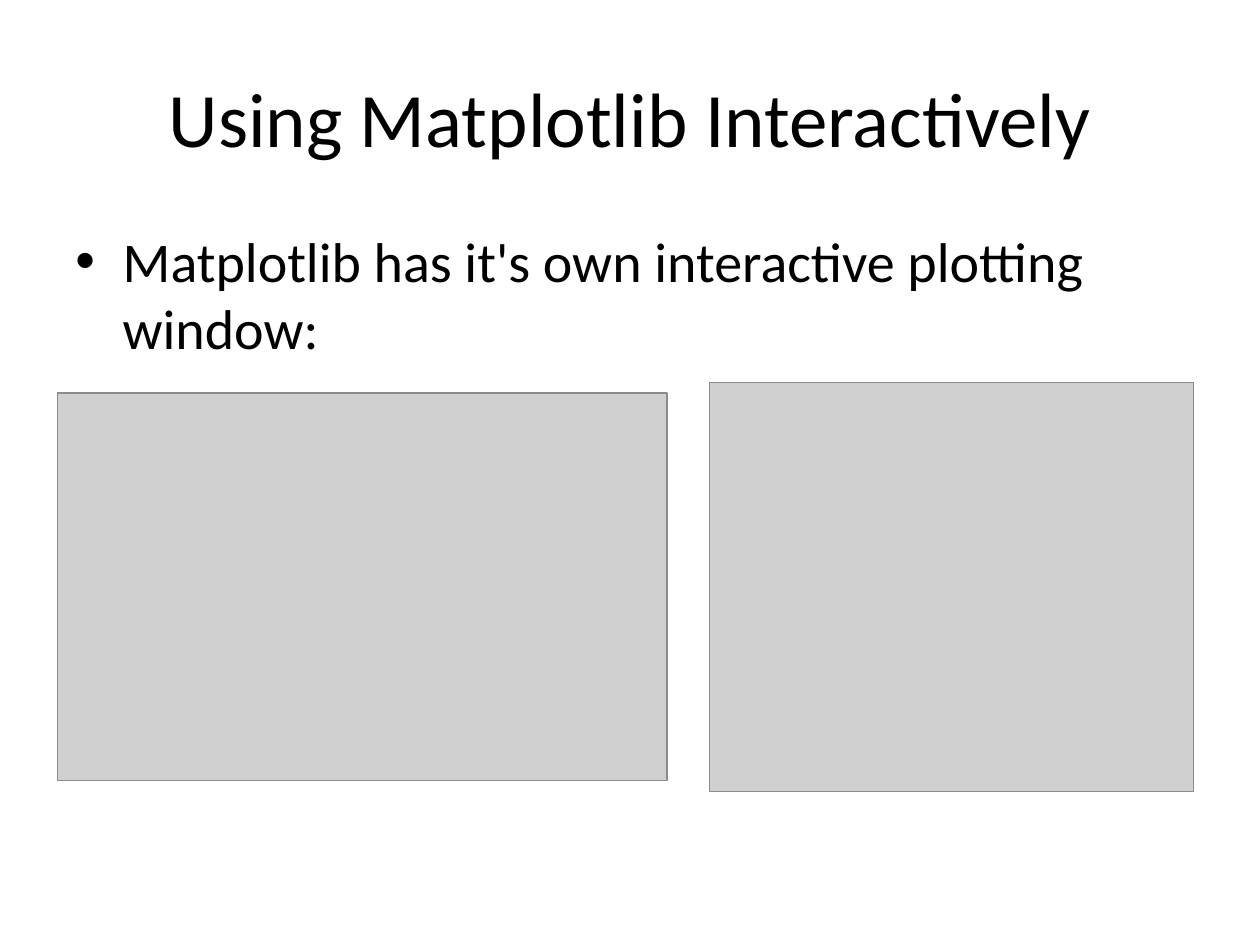
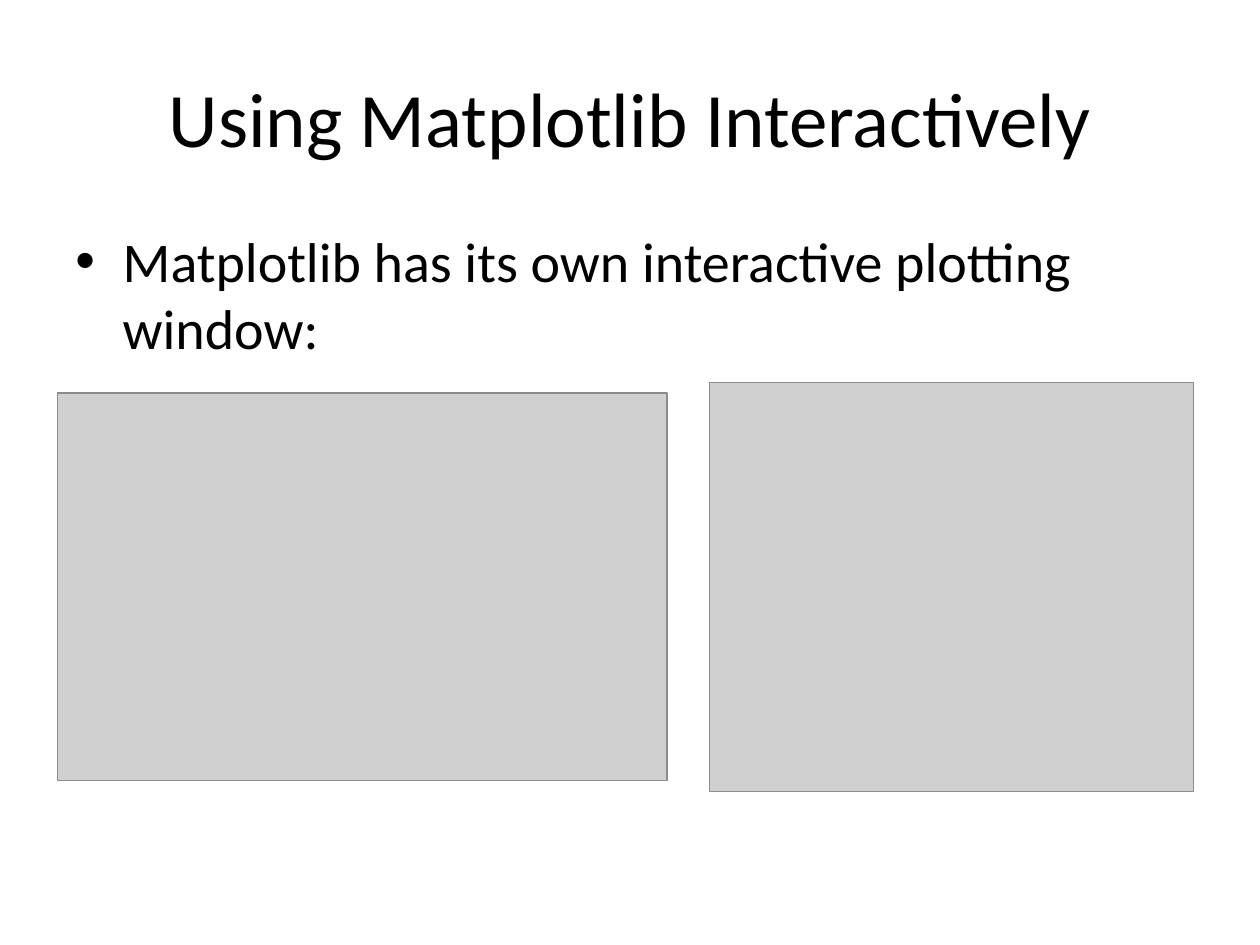
Before and after one commit to ncasuk/ncas-isc, a slide deck: slide 5 of python/presentations/visualisation/matplotlib_and_basemap.ppt. Drawn at 1260x945 pixels with LibreOffice and Linux fonts; fonts in the diff are those of the drawing; grey boxes stand for pictures; background and template pictures are left out. Boxes give left, top, right and bottom in pixels: in the first picture for what was removed or moved away, otherwise in the second. Text is boxed around its words. In the diff, an @@ line names an element or a change of style, - is before the commit and + after.

```diff
--- a/python/presentations/visualisation/matplotlib_and_basemap.ppt
+++ b/python/presentations/visualisation/matplotlib_and_basemap.ppt
@@ text at (123, 243, 1070, 350): text changed @@
-• Matplotlib has it's own interactive plotting window:
+• Matplotlib has its own interactive plotting window:
```
Also in this commit, not shown: 12 other files.
